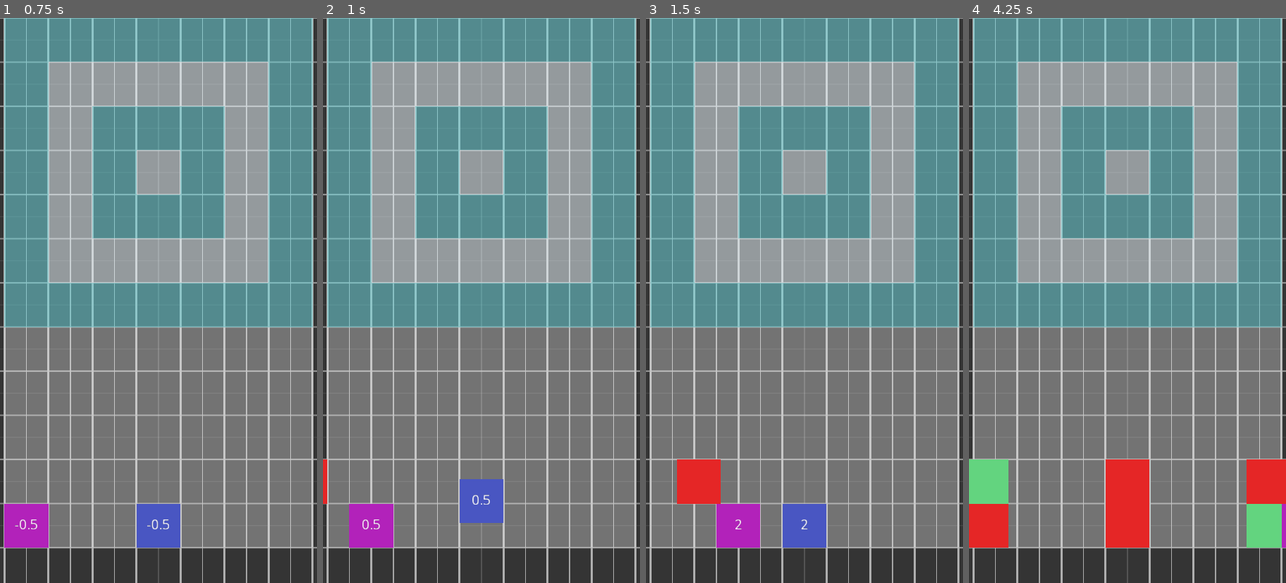
Above: before the commit, frames 1-4 (left to right).
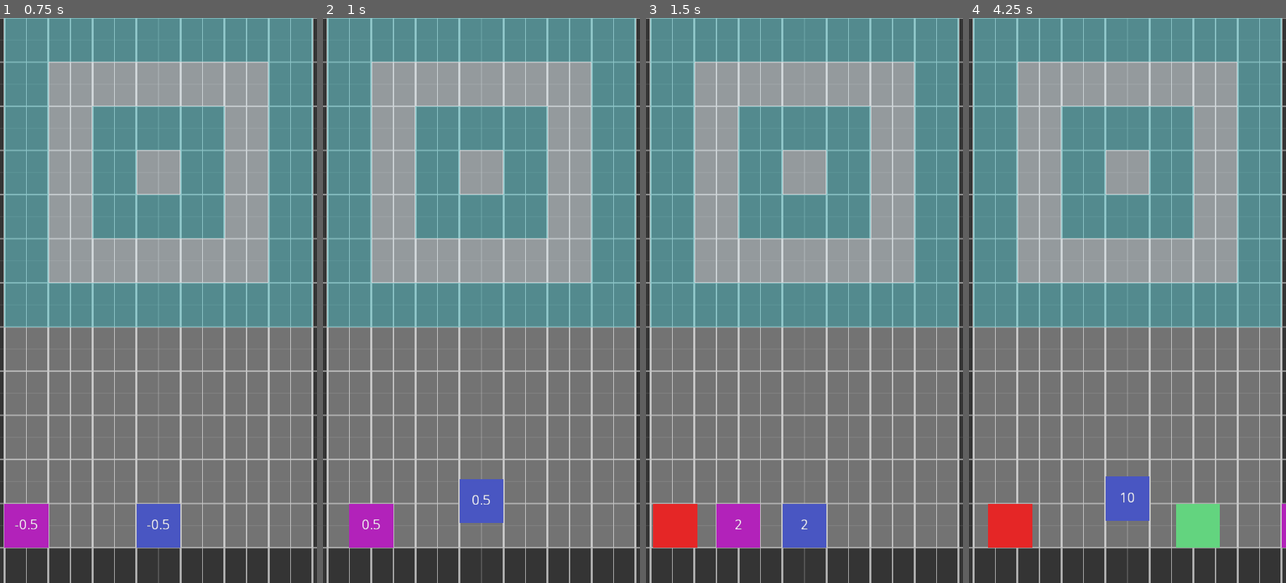
Above: after the commit, the same moments.

Repository: funexpected/jamper
Game: Godot game, scene res://level.tscn
Same seed, same stepped clock (60 frames per second), same inputs: the game is played once before the commit and once after it. This scene is started directly instead of the project's main scene.
Inputs (mouse positions are in pixels of both pictures, inside the frame that each line leads up to):
- Up to frame 1 (0.75 s): move the mouse to (228, 272) at 0.52 s; click (228, 272) at 0.67 s
- Up to frame 2 (1 s): no input
- Up to frame 3 (1.5 s): move the mouse to (741, 328) at 1.27 s; click (741, 328) at 1.42 s
- Up to frame 4 (4.25 s): move the mouse to (1159, 176) at 2.02 s; click (1159, 176) at 2.17 s; move the mouse to (1111, 413) at 2.77 s; click (1111, 413) at 2.92 s; move the mouse to (1222, 385) at 3.52 s; click (1222, 385) at 3.67 s

Frame 1 is identical in both runs. In frame 2, 0.1% of the frame differs, in the area x 0-2%, y 78-86%; in frame 3, 2.2%; in frame 4, 7.1%, in the area x 0-100%, y 78-94%.

Commit message:
[spawner] little cahnge for getting timeout on fire

Diff:
--- a/level.gd
+++ b/level.gd
@@ -19,6 +19,8 @@
 	time += delta
 	if tick*DT < time: # need to update
 		tick += 1
+		if (tick%8 == 0):
+			$spawner0.start_next_bullet()
 		var bmb = ((tick)%28)*0.5-7
 		if bmb == 14:
 			$bullet.rect_position.x = -150*DT*(bmb-1)*4
--- a/spawner.gd
+++ b/spawner.gd
@@ -6,6 +6,7 @@
 export var MESH_SIZE = 7
 export var SEGMENT_SIZE = 150
 export var bps = 1
+export var default_speed = 3.2
 
 
 var COMPLETED = "completed"
@@ -21,12 +22,12 @@
 	pass
 
 
-var time = 0
-func _process(delta):
-	time += delta
-	if time >= bps:
-		time = 0
-		start_next_bullet(3.2)
+#var time = 0
+#func _process(delta):
+#	time += delta
+#	if time >= bps:
+#		time = 0
+#		start_next_bullet(3.2)
 
 
 func set_queue_color(color_arr:PoolColorArray):
@@ -36,7 +37,7 @@
 
 
 
-func start_next_bullet(speed:float):
+func start_next_bullet(speed = default_speed):
 	var a:Node2D = SQUARE_TSCN.instance()
 	self.add_child(a)
 	if queue_color:
